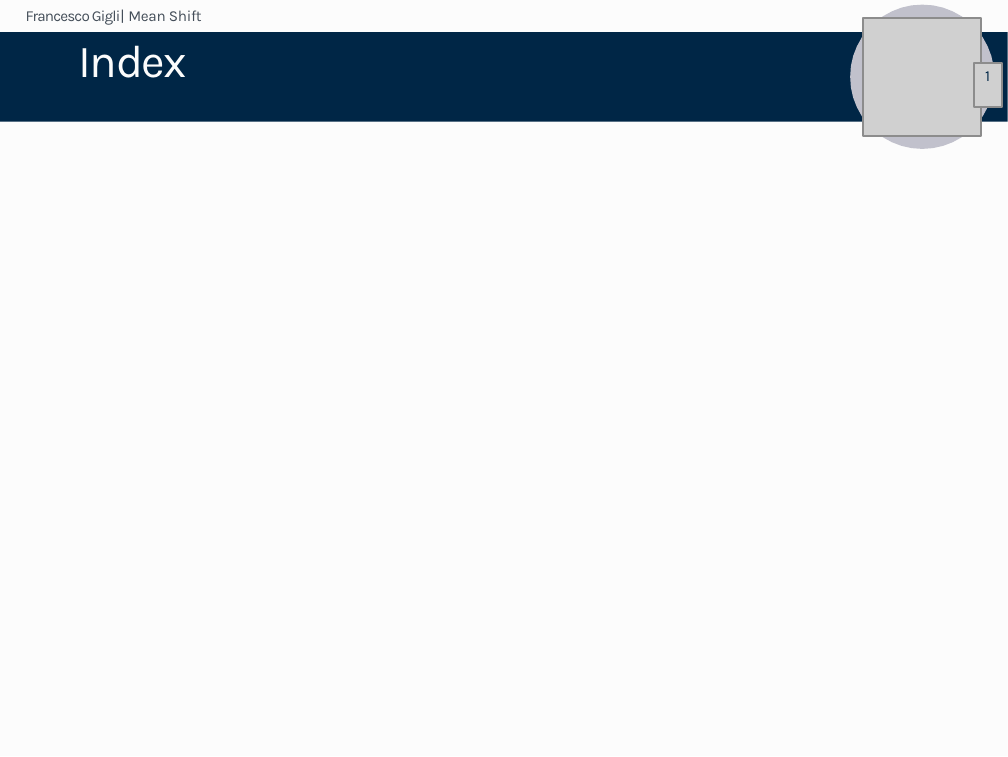
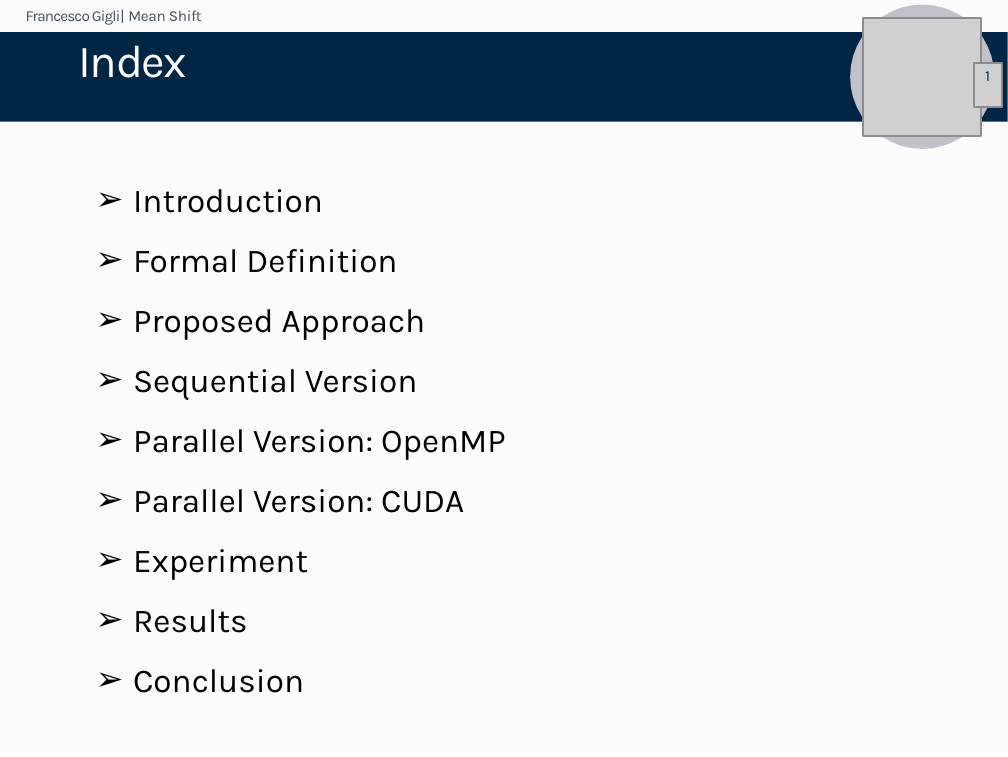
Before and after one commit to FrancescoGigli/Mean_Shift_Parallel_Computing_Final_Project, a slide deck: slide 2 of Mean_Shift_Presentation.pptx. Drawn at 1008x757 pixels with LibreOffice and Linux fonts; fonts in the diff are those of the drawing; grey boxes stand for pictures. Boxes give left, top, right and bottom in pixels: in the first picture for what was removed or moved away, otherwise in the second. Text is boxed around its words. In the diff, an @@ line names an element or a change of style, - is before the commit and + after.

```diff
--- a/Mean_Shift_Presentation.pptx
+++ b/Mean_Shift_Presentation.pptx
@@ text added at [133, 189, 506, 693], 12 pt, text #000000 @@
+➢ Introduction
+➢ Formal Definition
+➢ Proposed Approach
+➢ Sequential Version
+➢ Parallel Version: OpenMP
+➢ Parallel Version: CUDA
+➢ Experiment
+➢ Results
+➢ Conclusion
```
Also in this commit, not shown: 4 other slides changed, 1 other file.
